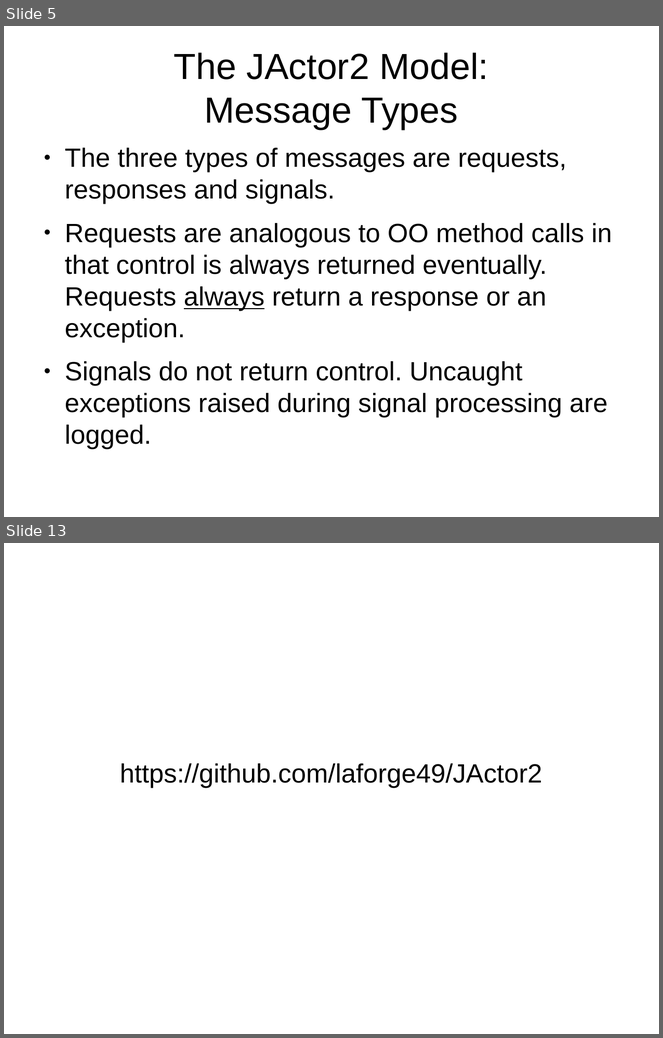
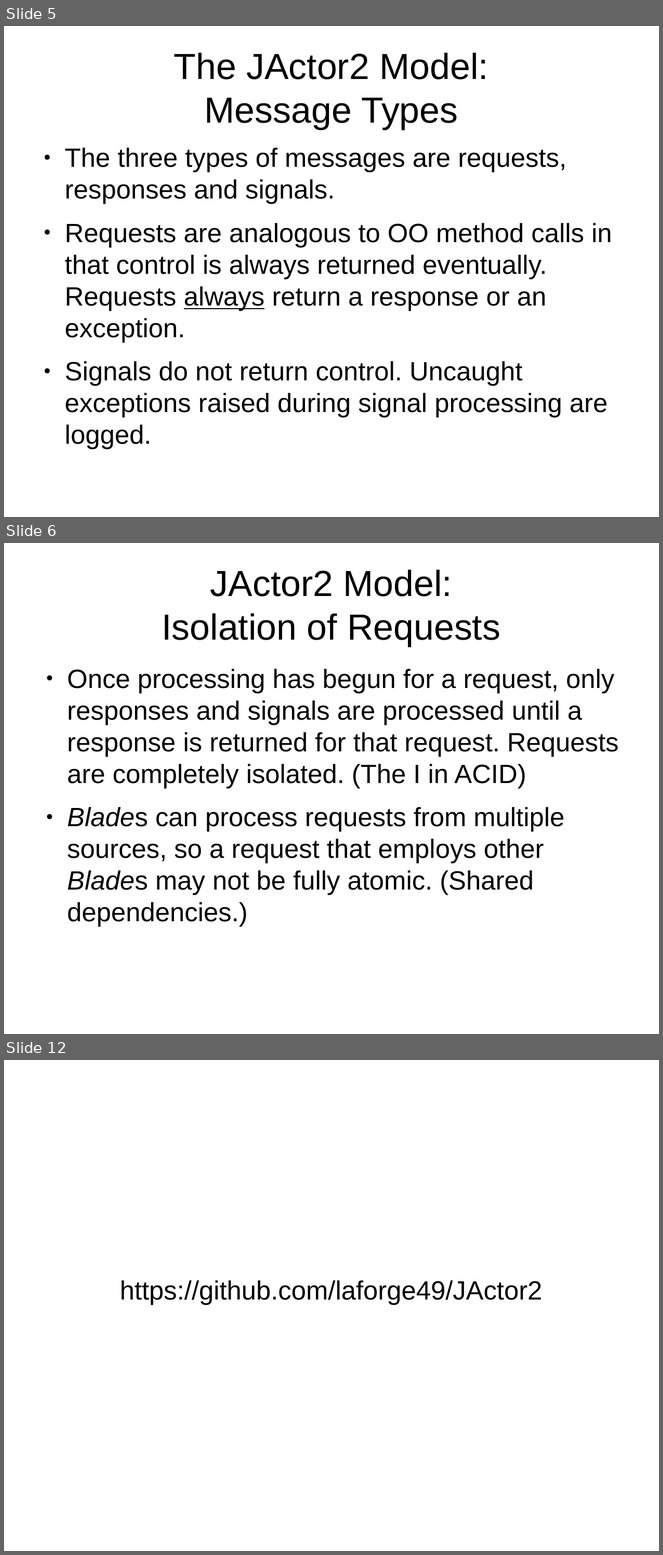
Before and after one commit to laforge49/JActor2, a slide deck: docs/JActor2Revisited.odp. Shown one above the other, each under a label of ours: slides 5 and 13 before the commit, slides 5, 6 and 12 after it; the slides between them are not shown. The pictures are 663x1038 and 663x1555 pixels, drawn with LibreOffice and Linux fonts; fonts in the diff are those of the drawing. Boxes give left, top, right and bottom in pixels: in the first picture for what was removed or moved away, otherwise in the second. Text is boxed around its words. In the diff, an @@ line names an element or a change of style, - is before the commit and + after.

```diff
--- a/docs/JActor2Revisited.odp
+++ b/docs/JActor2Revisited.odp
@@ slide 6 added at bbox=[4, 543, 659, 1034], background #FFFFFF @@
@@ title added at bbox=[162, 570, 501, 646], 44 pt, text #000000 @@
+JActor2 Model:
+Isolation of Requests
@@ text added at bbox=[67, 669, 619, 927], 32 pt, text #000000 @@
+● Once processing has begun for a request, only responses and signals are processed until a response is returned for that request. Requests are completely isolated. (The I in ACID)
+● Blades can process requests from multiple sources, so a request that employs other Blades may not be fully atomic. (Shared dependencies.)
@@ what was slide 13 is now slide 12 @@
```
Also in this commit, not shown: 8 slides changed, 2 slides removed, 1 other file.
